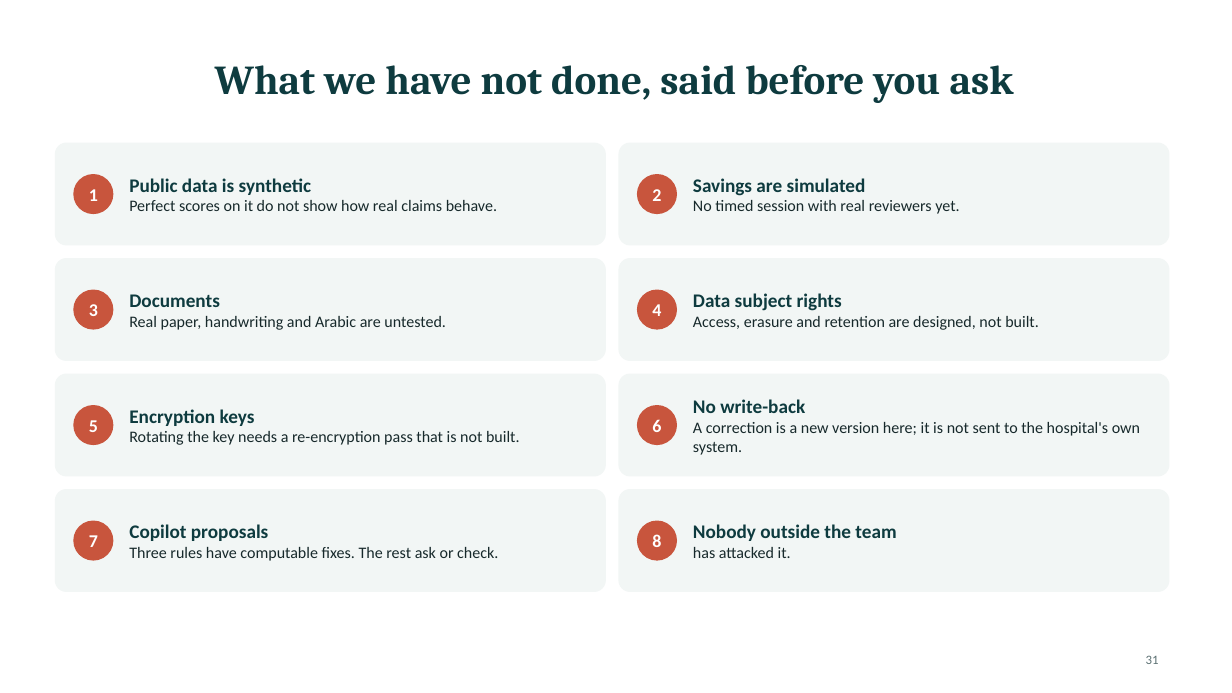
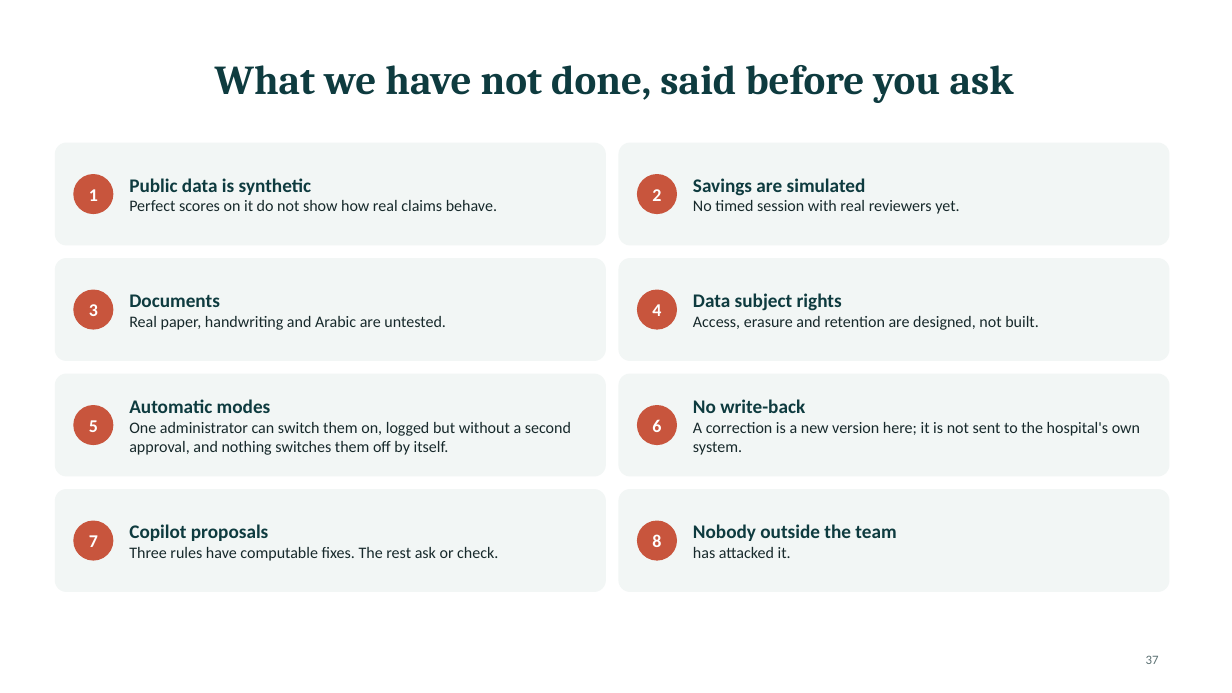
Before and after one commit to PublisherX02/Claim_Guard, a slide deck: slide 37 of docs/presentation/ClaimGuard_Mentor_Session.pptx (slide 31 before the commit). Drawn at 1232x693 pixels with LibreOffice and Linux fonts; fonts in the diff are those of the drawing. Boxes give left, top, right and bottom in pixels: in the first picture for what was removed or moved away, otherwise in the second. Text is boxed around its words. In the diff, an @@ line names an element or a change of style, - is before the commit and + after.

```diff
--- a/docs/presentation/ClaimGuard_Mentor_Session.pptx
+++ b/docs/presentation/ClaimGuard_Mentor_Session.pptx
@@ text at [129,399,571,455]: text changed @@
-Encryption keys
-Rotating the key needs a re-encryption pass that is not built.
+Automatic modes
+One administrator can switch them on, logged but without a second approval, and nothing switches them off by itself.
@@ page number at [1146,655,1159,664]: text changed @@
-31
+37
```
Also in this commit, not shown: 1 other slide changed, 6 slides added, 2 other files.
